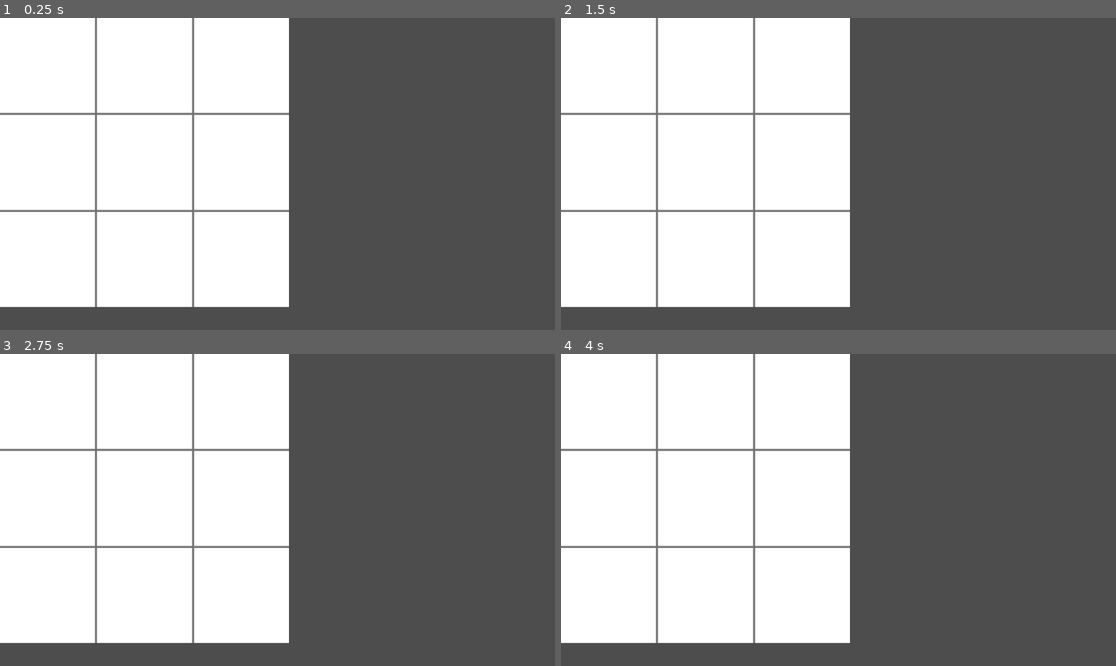
Above: before the commit, frames 1-4 (two rows, left to right).
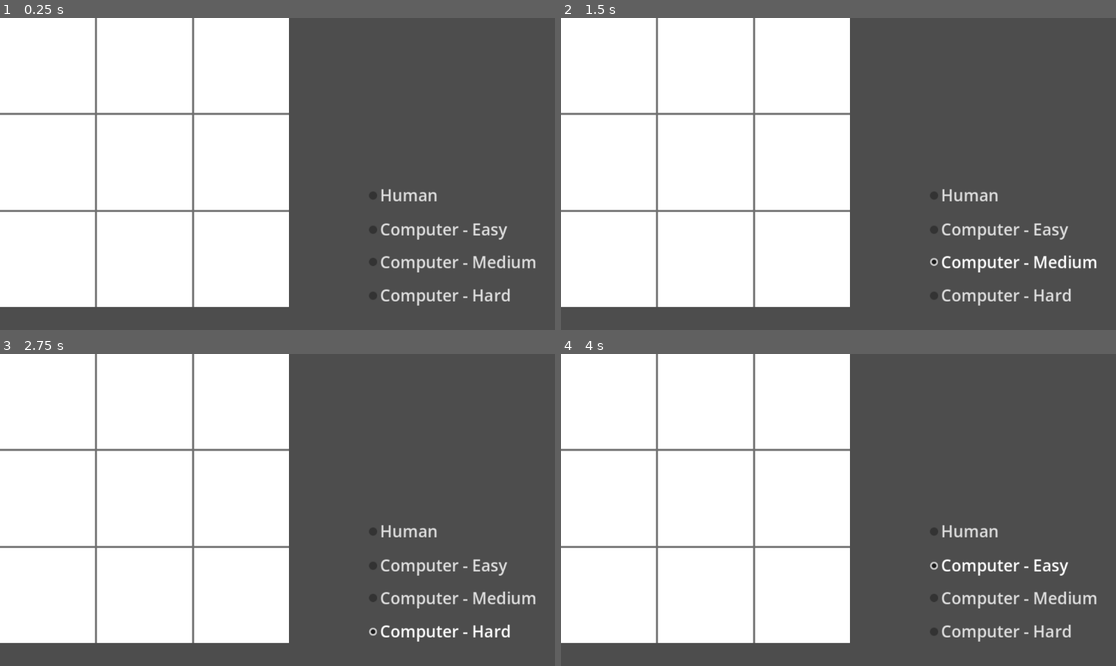
Above: after the commit, the same moments.

Repository: fractalfern/ff_03_TicTacToe_Retry
Game: Godot game, scene res://TicTaceToe_Game.tscn
Two runs of this game, one before a commit and one after it. Both use one fixed random seed, a clock stepped at 60 frames per second and the inputs below.
Inputs (mouse positions are in pixels of both pictures, inside the frame that each line leads up to):
- Up to frame 1 (0.25 s): no input
- Up to frame 2 (1.5 s): click (971, 195) at 0.5 s, where only the run after the commit has a clickable "Human"; click (1038, 261) at 1.25 s, where only the run after the commit has a clickable "Computer - Medium"
- Up to frame 3 (2.75 s): click (460, 631) at 2 s, where only the run after the commit has a clickable "Computer - Hard"
- Up to frame 4 (4 s): click (1016, 566) at 2.75 s, where only the run after the commit has a clickable "Computer - Easy"; click (1016, 566) at 3.5 s, where only the run after the commit has a clickable "Computer - Easy"

The runs differ from the first frame. In frame 1, 1.6% of the frame differs, in the area x 66-97%, y 54-93%; in frame 2, 1.6%; in frame 3, 1.6%; in frame 4, 1.6%.

Commit message:
Opponent Selector
Not functional yet

Diff:
--- a/tic-tac-toe-retry/TicTaceToe_Game.tscn
+++ b/tic-tac-toe-retry/TicTaceToe_Game.tscn
@@ -7,6 +7,7 @@
 [ext_resource type="PackedScene" uid="uid://d2gm6v87fp4jh" path="res://circle_marker.tscn" id="5_107hy"]
 [ext_resource type="PackedScene" uid="uid://cel7vyke0gm35" path="res://cross_marker.tscn" id="6_ie7hh"]
 [ext_resource type="PackedScene" uid="uid://d32q0ac1by1rb" path="res://game_over_screen.tscn" id="7_ie7hh"]
+[ext_resource type="PackedScene" uid="uid://cany4j0wiva1r" path="res://opponent_selector.tscn" id="8_tlspm"]
 
 [node name="TicTaceToe_Game" type="Node2D" unique_id=79474767]
 script = ExtResource("1_d0v1l")
@@ -24,4 +25,6 @@
 [node name="GameOverScreen" parent="." unique_id=474424286 instance=ExtResource("7_ie7hh")]
 process_mode = 2
 
+[node name="OpponentSelector" parent="." unique_id=1475117216 instance=ExtResource("8_tlspm")]
+
 [connection signal="restart" from="GameOverScreen" to="." method="_on_game_over_screen_restart"]
--- /dev/null
+++ b/tic-tac-toe-retry/button_group_opponent_selector.tres
@@ -0,0 +1,3 @@
+[gd_resource type="ButtonGroup" format=3 uid="uid://e88l4egit4lq"]
+
+[resource]
--- /dev/null
+++ b/tic-tac-toe-retry/opponent_selector.tscn
@@ -0,0 +1,45 @@
+[gd_scene format=3 uid="uid://cany4j0wiva1r"]
+
+[ext_resource type="ButtonGroup" uid="uid://e88l4egit4lq" path="res://button_group_opponent_selector.tres" id="1_m6hec"]
+
+[node name="OpponentSelector" type="Node2D" unique_id=1475117216]
+
+[node name="Opponent_Human" type="CheckBox" parent="." unique_id=371007290]
+offset_left = 760.0
+offset_top = 334.00003
+offset_right = 916.0
+offset_bottom = 392.00003
+scale = Vector2(1.2, 1.2)
+theme_override_font_sizes/font_size = 28
+button_group = ExtResource("1_m6hec")
+text = "Human"
+
+[node name="Opponent_Comp_First" type="CheckBox" parent="." unique_id=262157975]
+offset_left = 760.0
+offset_top = 404.99997
+offset_right = 1071.0
+offset_bottom = 462.99997
+scale = Vector2(1.2, 1.2)
+theme_override_font_sizes/font_size = 28
+button_group = ExtResource("1_m6hec")
+text = "Computer - Easy"
+
+[node name="Opponent_Comp_Random" type="CheckBox" parent="." unique_id=1624614013]
+offset_left = 760.0
+offset_top = 473.00003
+offset_right = 1137.0
+offset_bottom = 531.0
+scale = Vector2(1.2, 1.2)
+theme_override_font_sizes/font_size = 28
+button_group = ExtResource("1_m6hec")
+text = "Computer - Medium"
+
+[node name="Opponent_Comp_Smart" type="CheckBox" parent="." unique_id=344627674]
+offset_left = 760.0
+offset_top = 542.0
+offset_right = 1079.0
+offset_bottom = 600.0
+scale = Vector2(1.2, 1.2)
+theme_override_font_sizes/font_size = 28
+button_group = ExtResource("1_m6hec")
+text = "Computer - Hard"
